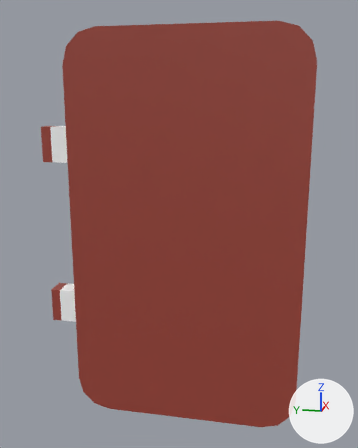
An edit to the Blender file models/control_crate/control_crate_door.blend, drawn before and after from the same camera.
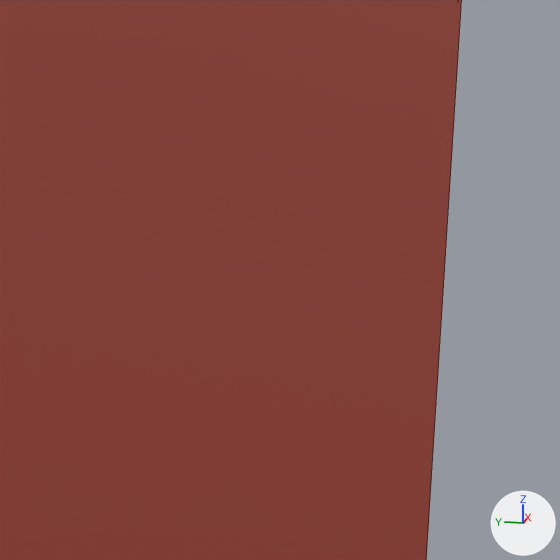
Each version is shown whole from a 50 mm lens placed at (-2.116, -1.011, 1.48), pointed at (-0.019, -0.592, 0.956), then close up on the part from 32% to 100% of the width and 20% to 74% of the height. The axes (+X, +Y, +Z) are drawn at lower right. The lights are the same throughout. The close-ups show mesh edges as thin lines.

In view in the first close-up: 'Door'.
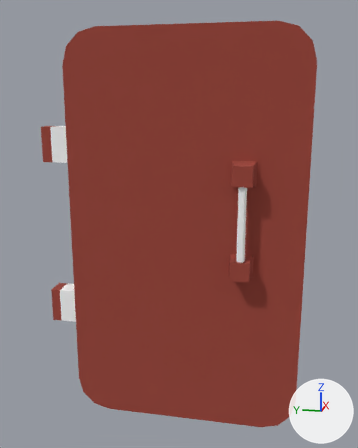
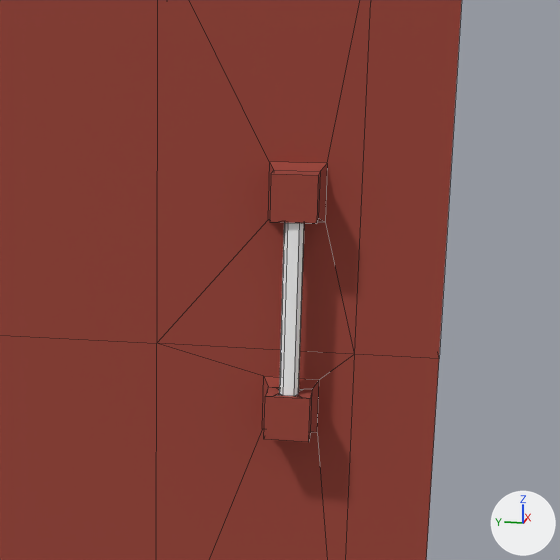
The change, as a diff of the scene's bpy script:
```diff
--- a/models/control_crate/control_crate_door.blend.py
+++ b/models/control_crate/control_crate_door.blend.py
@@ me_cube_010 @@
 # used by ob_door; location = (0.0, 0.0, 0.915)
-me_cube_010.from_pydata(...)  # 60 vertices, 40 faces; spans x -0.05..0.05, y -1.14..0.02, z -0.91..0.87
+me_cube_010.from_pydata(...)  # 130 vertices, 119 faces; spans x -0.13..0.05, y -1.14..0.02, z -0.91..0.87
+# me_cube_010 part 1
+# 4 faces are deleted
+# 34 vertices are added at x -0.13..0.05, y -0.93..-0.09, z -0.18..0.33
+# 6 new vertices lie (0.0, 0.0, -0.15) away from vertices in x -0.05..0.05, y -0.99..-0.24, z 0.87
+# 8 new vertices lie (0.0, 0.0, -0.74) away from vertices in x -0.05..0.05, y -1.14..-0.24, z 0.72
+# 6 new vertices lie (0.0, 0.0, 0.15) away from vertices in x -0.05..0.05, y -0.99..-0.24, z -0.91
+# 8 new vertices lie (0.06, 0.0, 0.0) away from vertices in x -0.13, y -0.91..-0.83, z -0.17..0.32
+# 8 new vertices lie (0.0, 0.0, 0.32) away from vertices in x -0.12..-0.08, y -0.89..-0.86, z -0.09
+# 83 new faces join them
 me_cube_010.materials.append(mat_palette)
```

Changed parts and their boxes [x1, y1, x2, y2] in the close-ups (560 x 560 px):
part 1 of me_cube_010, built on: [0, 0, 462, 560] in both
